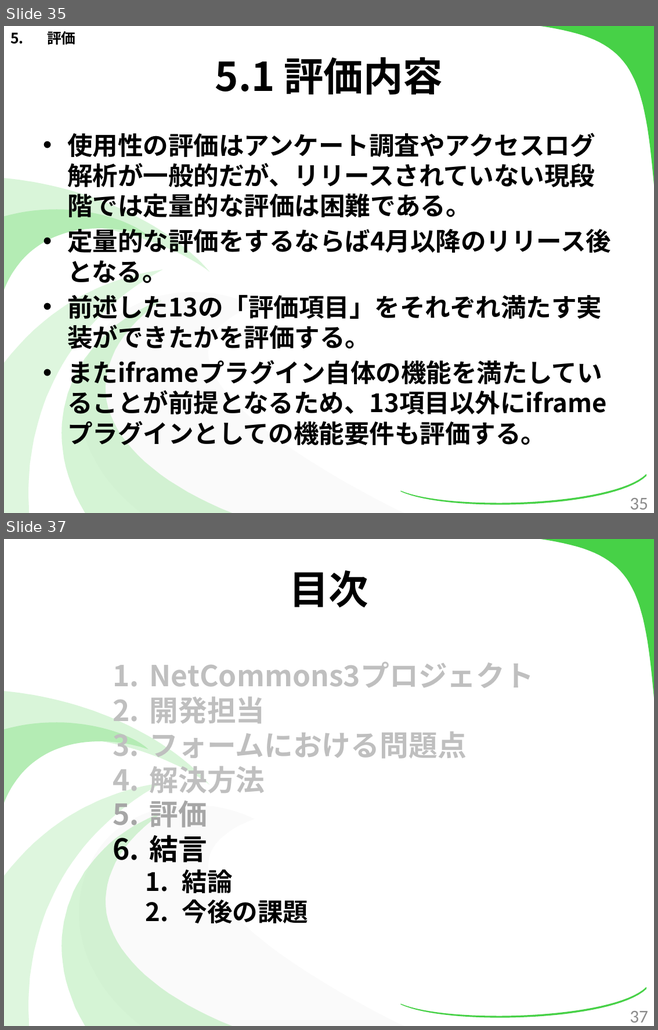
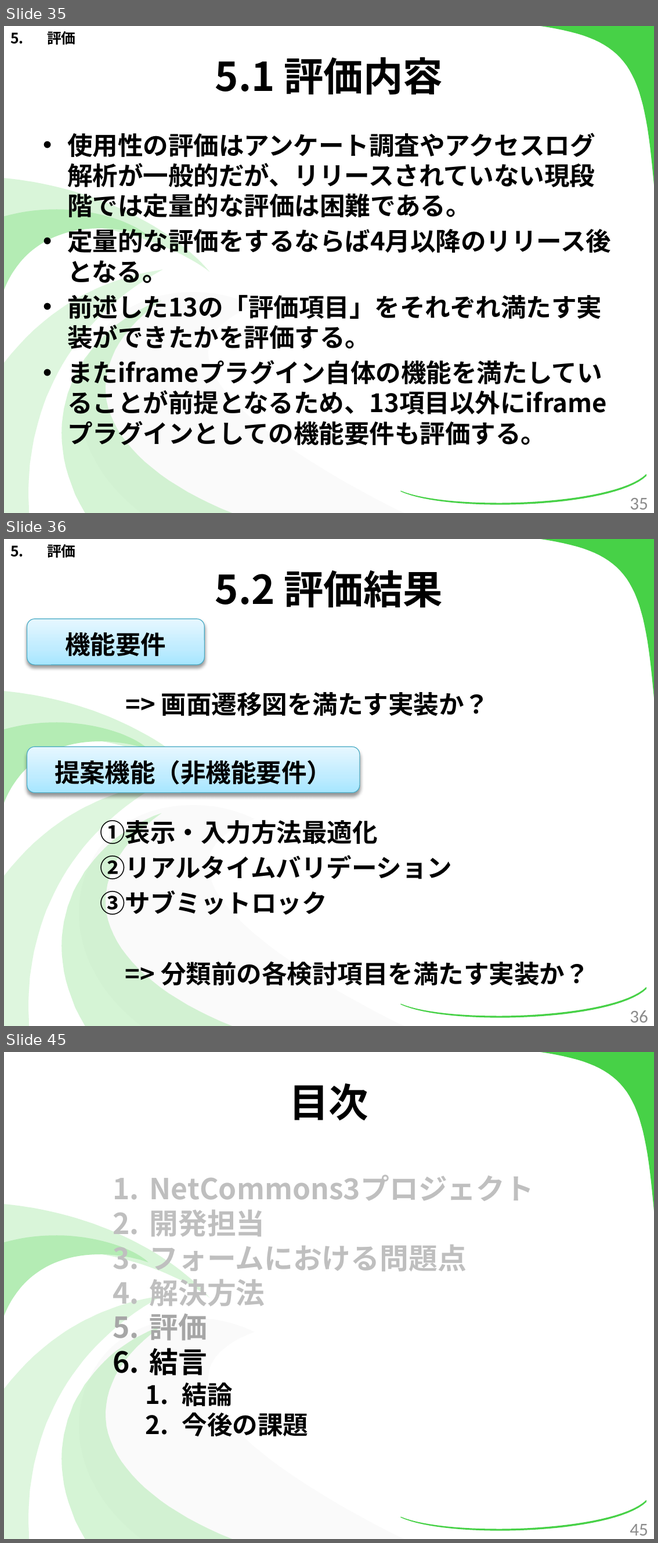
Before and after one commit to kotaro0717/Report-Management, a slide deck: PowerPoint/report_hokada.pptx. Shown one above the other, each under a label of ours: slides 35 and 37 before the commit, slides 35, 36 and 45 after it; the slides between them are not shown. The pictures are 658x1030 and 658x1543 pixels, drawn with LibreOffice and Linux fonts; fonts in the diff are those of the drawing. Boxes give left, top, right and bottom in pixels: in the first picture for what was removed or moved away, otherwise in the second. Text is boxed around its words. In the diff, an @@ line names an element or a change of style, - is before the commit and + after.

Commit message:
提案機能の評価まとめ中

```diff
--- a/PowerPoint/report_hokada.pptx
+++ b/PowerPoint/report_hokada.pptx
@@ slide 36 added at [4, 539, 654, 1026], background #FFFFFF; not listed: 7 template elements that a slide beside it also shows @@
@@ text added at [47, 544, 76, 558], 16 pt, text #000000, bold @@
+5. 評価
@@ title added at [215, 570, 442, 608], 44 pt, text #000000, bold @@
+5.2 評価結果
@@ rounded rectangle added at [27, 619, 204, 665], fill gradient #A7E6FF to #C1EDFF to #E7F8FF, outline #46AAC5 0.75 pt, 28 pt, text #000000, bold @@
+機能要件
@@ text added at [161, 692, 489, 716], 28 pt, text #000000, bold @@
+=> 画面遷移図を満たす実装か？
@@ rounded rectangle added at [27, 747, 360, 793], fill gradient #A7E6FF to #C1EDFF to #E7F8FF, outline #46AAC5 0.75 pt, 28 pt, text #000000, bold @@
+提案機能（非機能要件）
@@ text added at [100, 820, 589, 986], 28 pt, text #000000, bold @@
+①表示・入力方法最適化
+②リアルタイムバリデーション
+③サブミットロック
+=> 分類前の各検討項目を満たす実装か？
@@ page number added at [629, 1011, 648, 1023], 20 pt, text #8C8C8C @@
+36
@@ what was slide 37 is now slide 45 @@
@@ page number at [629, 1524, 648, 1536]: text changed @@
-37
+45
```
Also in this commit, not shown: 6 slides changed, 7 other slides added.
